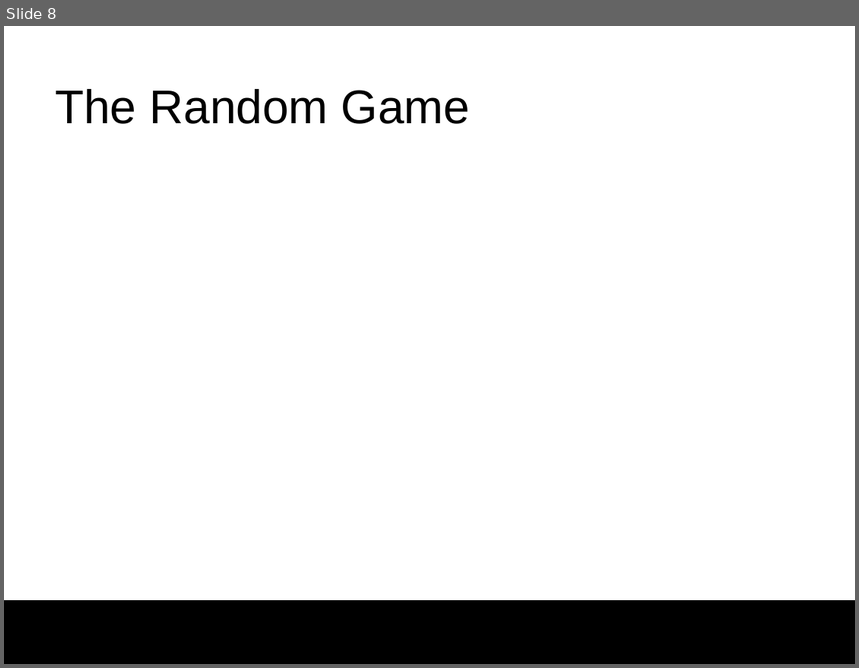
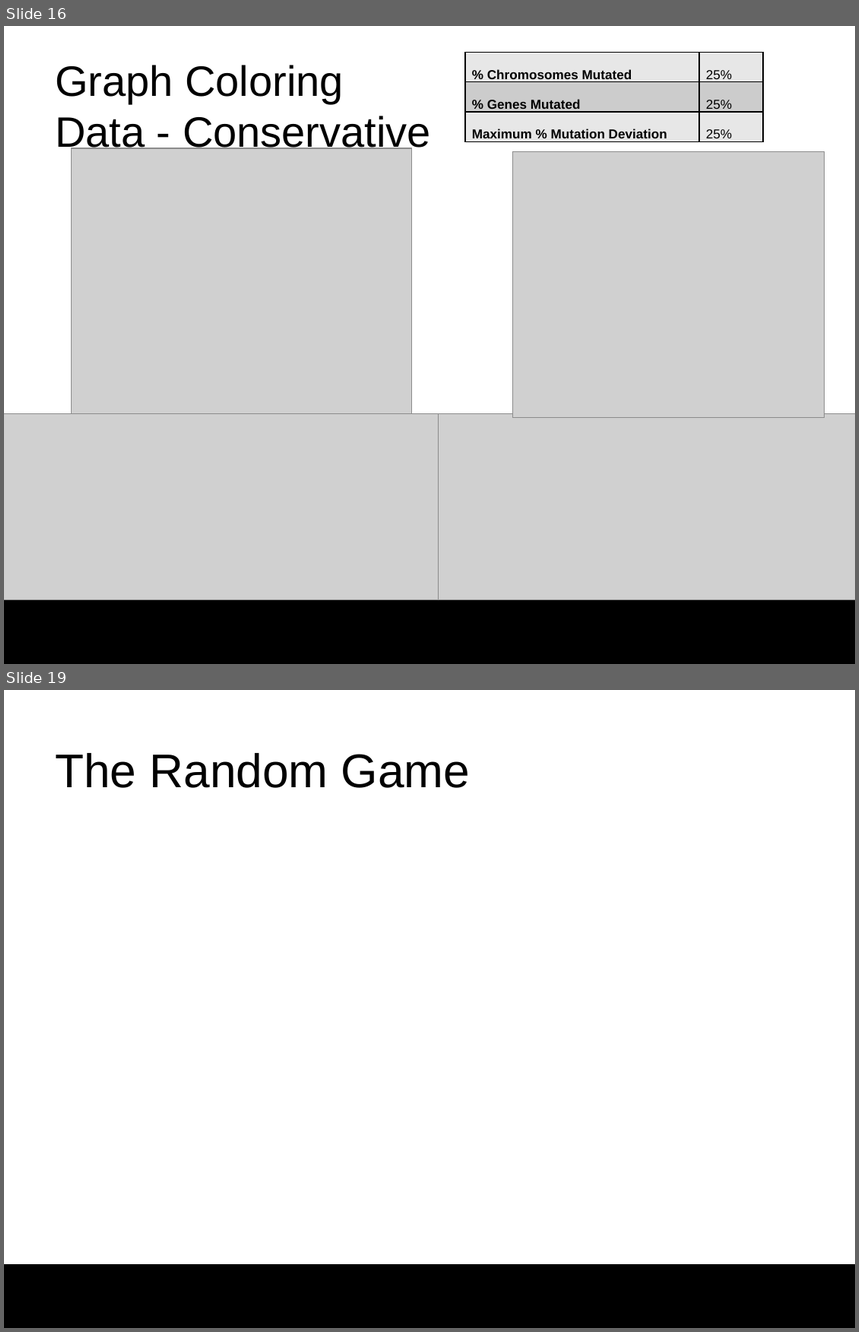
Before and after one commit to darrare/MS-Thesis, a slide deck: Documentation/Presentation.pptx. Shown one above the other, each under a label of ours: slide 8 before the commit, slides 16 and 19 after it; the slides between them are not shown. The pictures are 859x668 and 859x1332 pixels, drawn with LibreOffice and Linux fonts; fonts in the diff are those of the drawing; grey boxes stand for pictures; background and template pictures are left out. Boxes give left, top, right and bottom in pixels: in the first picture for what was removed or moved away, otherwise in the second. Text is boxed around its words. In the diff, an @@ line names an element or a change of style, - is before the commit and + after.

```diff
--- a/Documentation/Presentation.pptx
+++ b/Documentation/Presentation.pptx
@@ slide 16 added at bbox=[4, 26, 855, 664], background #FFFFFF; not listed: 1 template element that a slide beside it also shows @@
@@ title added at bbox=[55, 65, 431, 154], 36 pt, text #000000 @@
+Graph Coloring Data - Conservative
@@ table added at bbox=[465, 53, 763, 148], 3 rows, 2 columns @@
+% Chromosomes Mutated | 25%
+% Genes Mutated | 25%
+Maximum % Mutation Deviation | 25%
@@ picture added at bbox=[71, 148, 411, 417] @@
@@ picture added at bbox=[513, 151, 825, 417] @@
@@ picture added at bbox=[4, 414, 439, 601] @@
@@ picture added at bbox=[415, 414, 855, 601] @@
@@ what was slide 8 is now slide 19 @@
```
Also in this commit, not shown: 2 slides changed, 10 other slides added.
